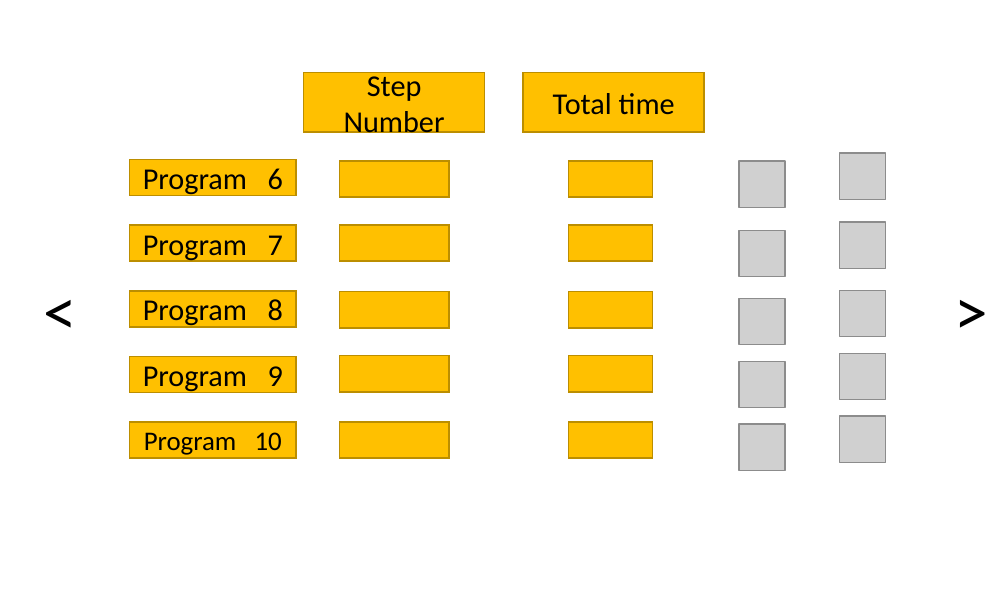
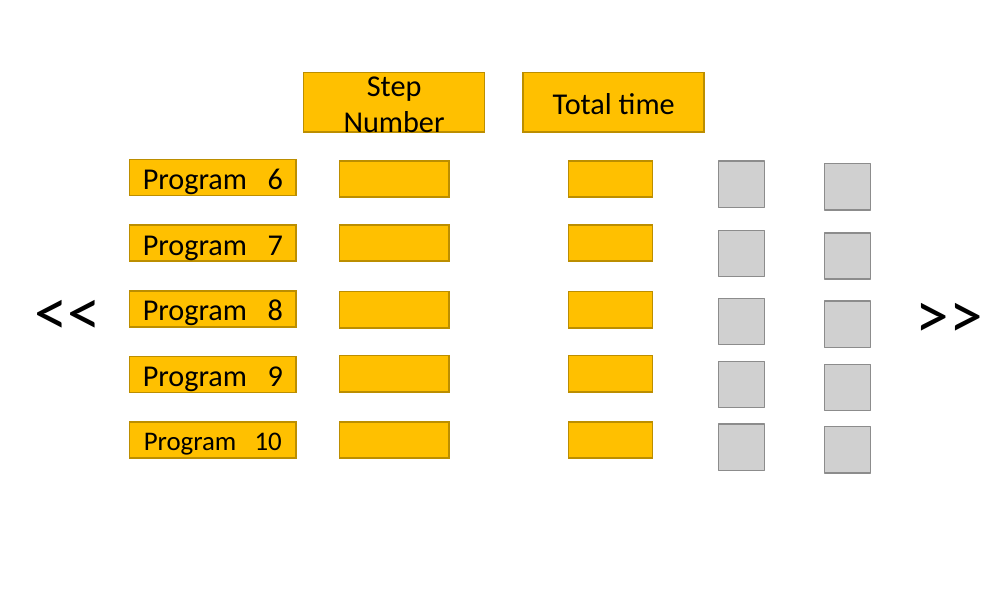
Before and after one commit to Pekarate/00.Well_washing, a slide deck: slide 2 of HMI/GUI.pptx. Drawn at 1008x605 pixels with LibreOffice and Linux fonts; fonts in the diff are those of the drawing; grey boxes stand for pictures. Boxes give left, top, right and bottom in pixels: in the first picture for what was removed or moved away, otherwise in the second. Text is boxed around its words. In the diff, an @@ line names an element or a change of style, - is before the commit and + after.

```diff
--- a/HMI/GUI.pptx
+++ b/HMI/GUI.pptx
@@ text at (23, 263, 114, 356): text changed @@
-<
+<<
@@ text at (904, 265, 995, 358): text changed @@
->
+>>
@@ 5 pictures: place and size @@
-5 pictures at (739, 161, 785, 470)
+5 pictures at (719, 161, 765, 470)
@@ 5 pictures: place and size @@
-5 pictures at (840, 152, 886, 462)
+5 pictures at (825, 163, 871, 473)
```
Also in this commit, not shown: 1 other slide changed, 3 slides added, 1 slide removed, 25 other files.
